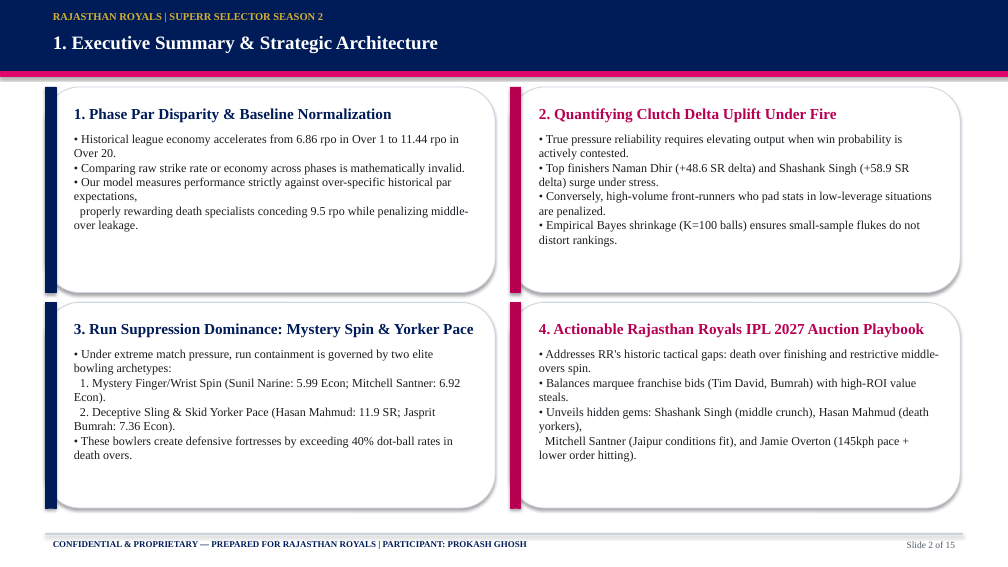
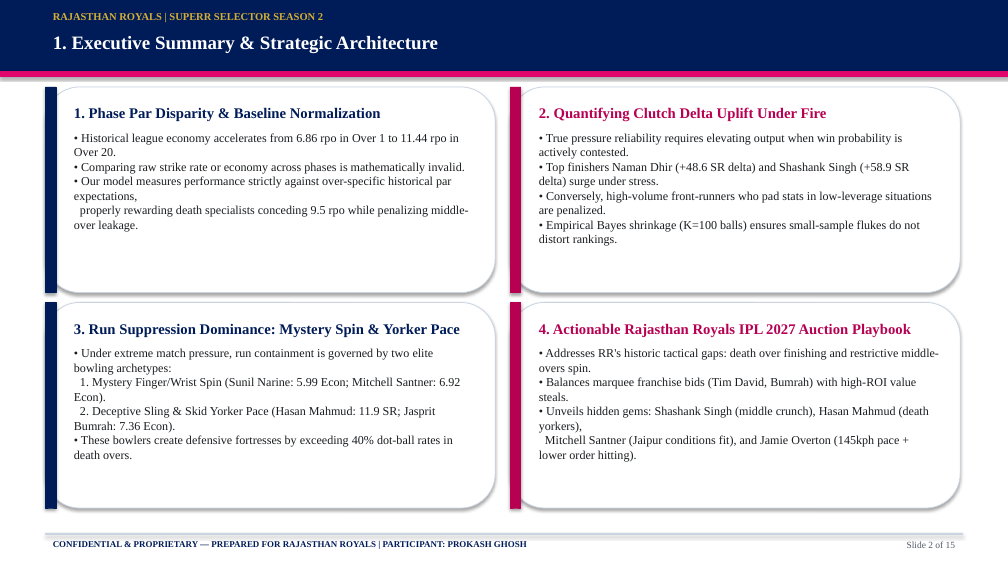
Before and after one commit to prokashghosh996-png/RR-supeRR-selector-2027, a slide deck: slide 2 of SupeRR_Selector_Season_2_RR_IPL_2027_Auction_Strategy.pptx. Drawn at 1008x567 pixels with LibreOffice and Linux fonts; fonts in the diff are those of the drawing. Boxes give left, top, right and bottom in pixels: in the first picture for what was removed or moved away, otherwise in the second. Text is boxed around its words. In the diff, an @@ line names an element or a change of style, - is before the commit and + after.

```diff
--- a/SupeRR_Selector_Season_2_RR_IPL_2027_Auction_Strategy.pptx
+++ b/SupeRR_Selector_Season_2_RR_IPL_2027_Auction_Strategy.pptx
@@ text at [74, 107, 381, 121]: size 14.5 to 14 pt in "1. Phase Par Disparity & Baseline Normalization" @@
@@ text at [539, 107, 827, 122]: size 14.5 to 14 pt in "2. Quantifying Clutch Delta Uplift Under Fire" @@
@@ text at [74, 323, 460, 337]: size 14.5 to 14 pt in "3. Run Suppression Dominance: Mystery Spin & ..." @@
@@ text at [539, 323, 911, 337]: size 14.5 to 14 pt in "4. Actionable Rajasthan Royals IPL 2027 Auction ..." @@
```
Also in this commit, not shown: 7 other slides changed, 4 other files.
